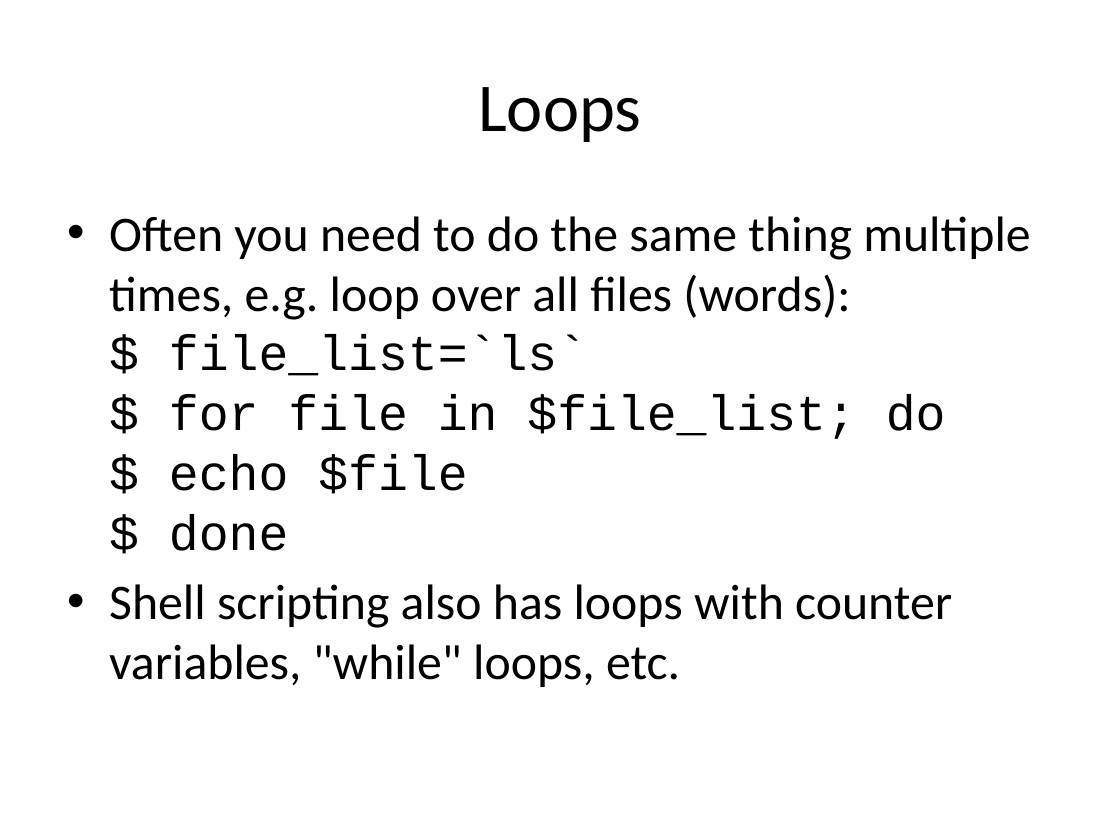
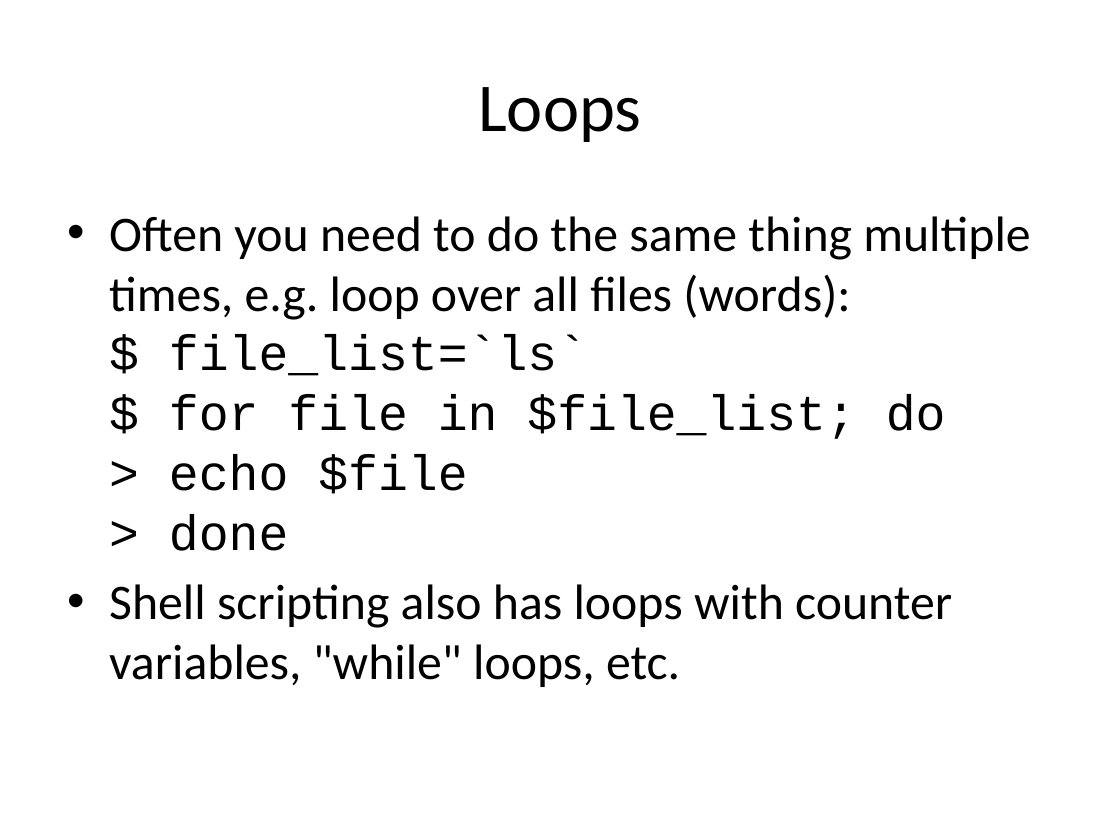
Before and after one commit to naturalis/arangs, a slide deck: slide 13 of doc/slides/day2/session1/CLIScripting.pptx. Drawn at 1120x840 pixels with LibreOffice and Linux fonts; fonts in the diff are those of the drawing. Boxes give left, top, right and bottom in pixels: in the first picture for what was removed or moved away, otherwise in the second. Text is boxed around its words. In the diff, an @@ line names an element or a change of style, - is before the commit and + after.

```diff
--- a/doc/slides/day2/session1/CLIScripting.pptx
+++ b/doc/slides/day2/session1/CLIScripting.pptx
@@ text at <box>109,216,1030,551</box>: text changed @@
-• Often you need to do the same thing multiple times, e.g. loop over all files (words):
-  $ file_list=`ls`
-  $ for file in $file_list; do
-  $ echo $file
-  $ done
+• Often you need to do the same thing multiple times, e.g. loop over all files (words):
+  $ file_list=`ls`
+  $ for file in $file_list; do
+  > echo $file
+  > done
```
Also in this commit, not shown: 2 other slides changed.
